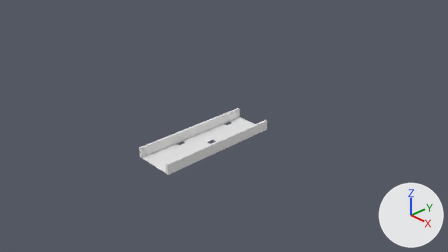
A saved change to the Blender file Assets/ramp1.blend.
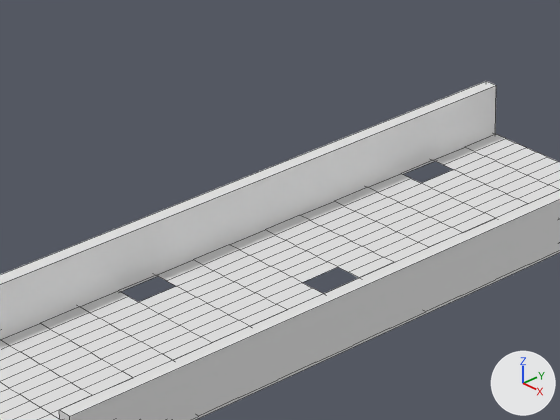
Each version is shown from the file's camera 'Camera', then close up on the part from 35% to 56% of the width and 37% to 66% of the height. The axes (+X, +Y, +Z) are drawn at lower right. The lights are the same throughout. The close-ups show mesh edges as thin lines.
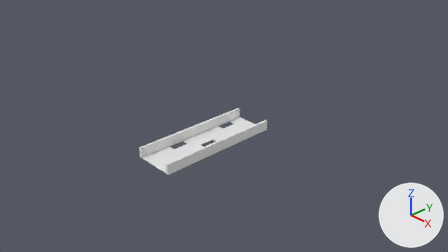
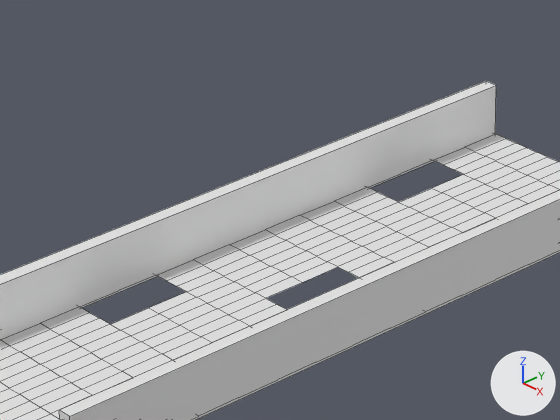
Changed parts and their boxes [x1, y1, x2, y2] in the close-ups (560 x 420 px):
part 1 of me_plane, deleted
    before: [266, 283, 323, 310]
part 2 of me_plane, deleted
    before: [81, 286, 186, 324]
part 3 of me_plane, deleted
    before: [368, 170, 464, 202]

Diff of the bpy script that builds the scene:
```diff
--- a/Assets/ramp1.blend.py
+++ b/Assets/ramp1.blend.py
@@ me_plane @@
 me_plane.from_pydata(...)  # 289 vertices, 248 faces; spans x -1.0..1.0, y -1.0..1.0, z 0.0
 # used by ob_plane; location = (0.0, 0.0, 0.0); scale = (0.5, 1.5, 1.0)
 # verts and faces of me_plane; kept vertices keep their numbers, new ones are numbered from 289
 # before: 8 (0.0, 0.0, 0.0) at pixel (302, 282), 36 (0.25, 0.0, 0.0) at pixel (323, 293), 90 (0.0, -0.12, 0.0) at pixel (265, 298), 92 (0.12, 0.0, 0.0) at pixel (312, 288), 132 (0.38, 0.0, 0.0)
 # before: 166 (0.25, 0.12, 0.0) at pixel (359, 277), 205 (0.25, -0.12, 0.0) at pixel (287, 309), 239 (0.12, -0.12, 0.0) at pixel (276, 304), 267 (0.38, 0.12, 0.0), 284 (0.38, -0.12, 0.0)
 # before: 22 (-0.5, -0.5, 0.0) at pixel (110, 324), 53 (-0.5, -0.25, 0.0) at pixel (186, 291), 55 (-0.75, -0.5, 0.0) at pixel (89, 312), 111 (-0.88, -0.5, 0.0) at pixel (79, 306), 149 (-0.5, -0.38, 0.0) at pixel (148, 307)
 # before: 151 (-0.62, -0.5, 0.0) at pixel (99, 318), 194 (-0.75, -0.38, 0.0) at pixel (128, 296), 196 (-0.62, -0.25, 0.0) at pixel (176, 286), 246 (-0.62, -0.38, 0.0) at pixel (138, 302), 247 (-0.88, -0.38, 0.0) at pixel (118, 290)
 # before: 23 (-0.5, 0.5, 0.0) at pixel (398, 202), 57 (-0.5, 0.75, 0.0) at pixel (463, 174), 59 (-0.75, 0.5, 0.0) at pixel (377, 192), 115 (-0.88, 0.5, 0.0) at pixel (367, 187), 153 (-0.5, 0.62, 0.0) at pixel (431, 188)
 # before: 155 (-0.62, 0.5, 0.0) at pixel (388, 197), 182 (-0.75, 0.62, 0.0) at pixel (410, 178), 184 (-0.62, 0.75, 0.0) at pixel (453, 169), 255 (-0.62, 0.62, 0.0) at pixel (421, 183), 256 (-0.88, 0.62, 0.0) at pixel (400, 173)
+# me_plane part 1
+delete_vertices([36, 92])  # with the faces that use them
+# me_plane part 2
+delete_vertices([194, 246])  # with the faces that use them
+# me_plane part 3
+delete_vertices([182, 255])  # with the faces that use them
```
